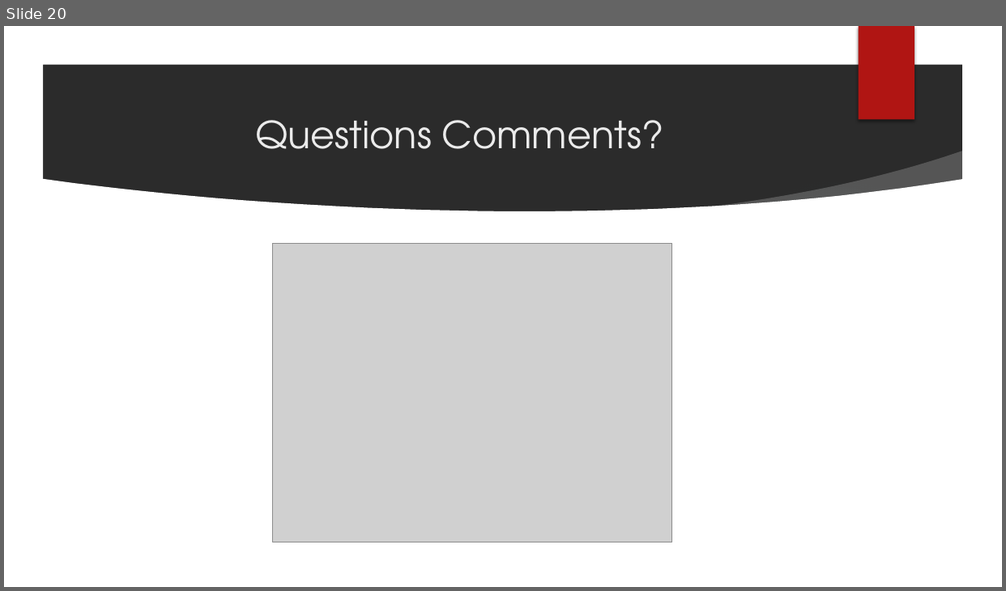
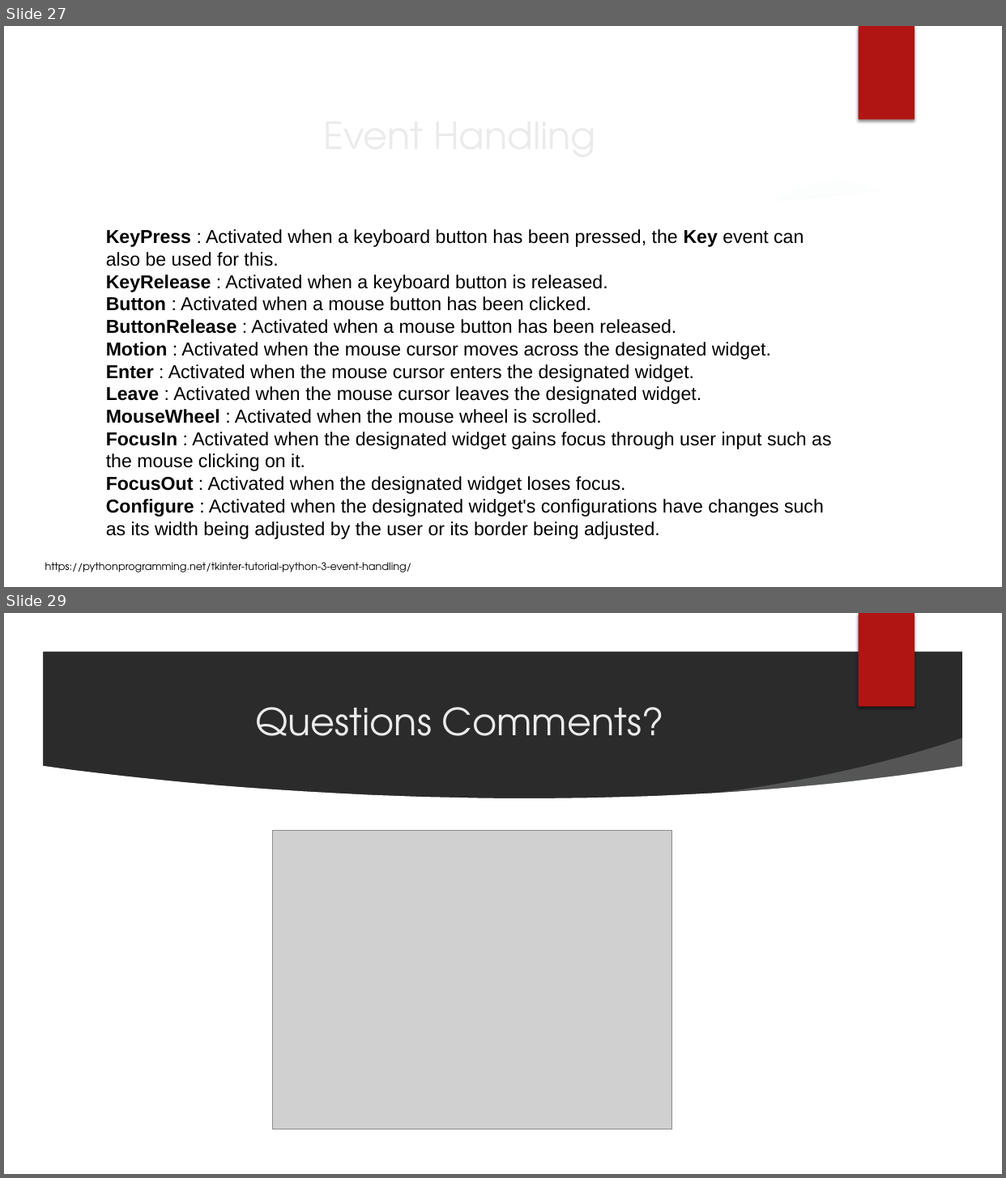
Before and after one commit to scottbing/SB_5410_Midterm_Challenge, a slide deck: TKinter.pptx. Shown one above the other, each under a label of ours: slide 20 before the commit, slides 27 and 29 after it; the slides between them are not shown. The pictures are 1006x591 and 1006x1178 pixels, drawn with LibreOffice and Linux fonts; fonts in the diff are those of the drawing; grey boxes stand for pictures; background and template pictures are left out; a plain dark background stands for a picture behind light text. Boxes give left, top, right and bottom in pixels: in the first picture for what was removed or moved away, otherwise in the second. Text is boxed around its words. In the diff, an @@ line names an element or a change of style, - is before the commit and + after.

```diff
--- a/TKinter.pptx
+++ b/TKinter.pptx
@@ slide 27 added at (x1=4, y1=26, x2=1002, y2=587), background picture (left out); not listed: 7 template elements that a slide beside it also shows @@
@@ title added at (x1=98, y1=105, x2=820, y2=163), 36 pt, text #EBEBEB @@
+Event Handling
@@ text added at (x1=106, y1=229, x2=831, y2=540), 18 pt, text #000000 @@
+KeyPress : Activated when a keyboard button has been pressed, the Key event can also be used for this.
+KeyRelease : Activated when a keyboard button is released.
+Button : Activated when a mouse button has been clicked.
+ButtonRelease : Activated when a mouse button has been released.
+Motion : Activated when the mouse cursor moves across the designated widget.
+Enter : Activated when the mouse cursor enters the designated widget.
+Leave : Activated when the mouse cursor leaves the designated widget.
+MouseWheel : Activated when the mouse wheel is scrolled.
+FocusIn : Activated when the designated widget gains focus through user input such as the mouse clicking on it.
+FocusOut : Activated when the designated widget loses focus.
+Configure : Activated when the designated widget's configurations have changes such as its width being adjusted by the user or its border being adjusted.
@@ text added at (x1=45, y1=562, x2=412, y2=573), 10 pt, text #000000 @@
+https://pythonprogramming.net/tkinter-tutorial-python-3-event-handling/
@@ what was slide 20 is now slide 29 @@
```
Also in this commit, not shown: 5 slides changed, 8 other slides added.
